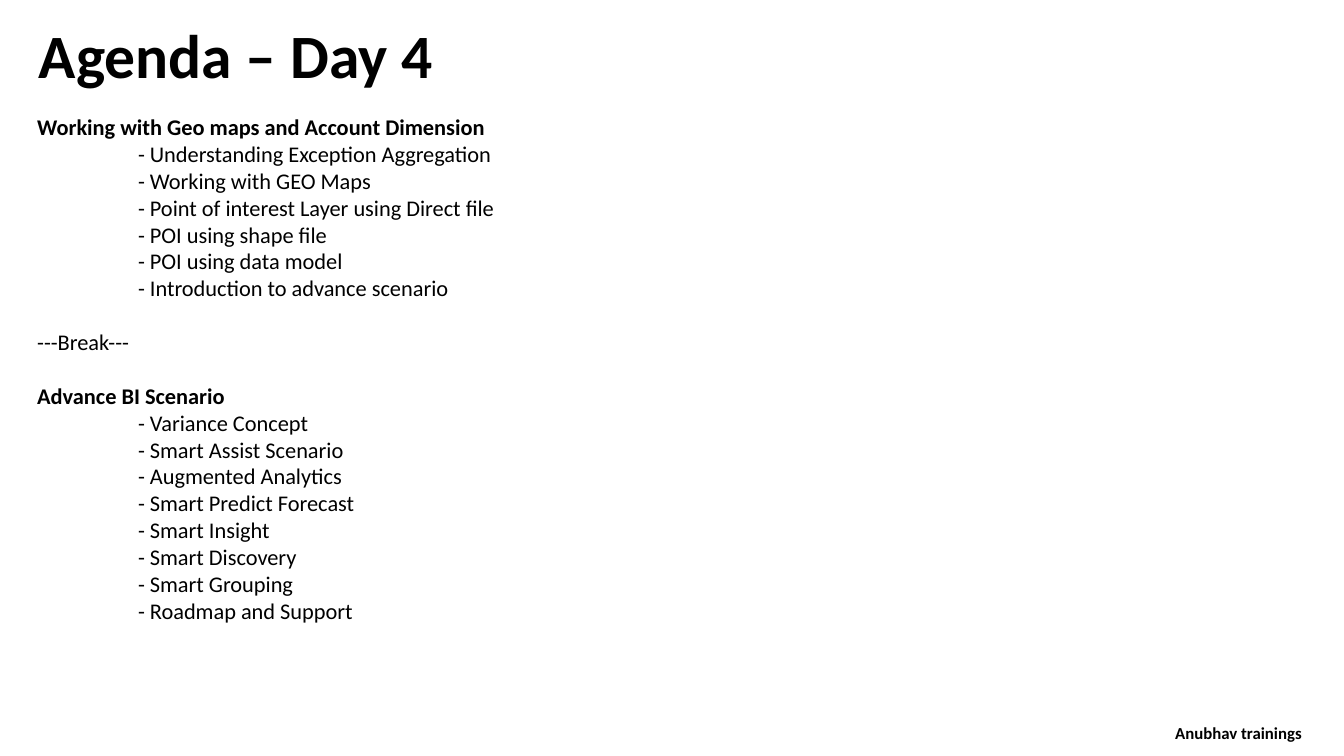
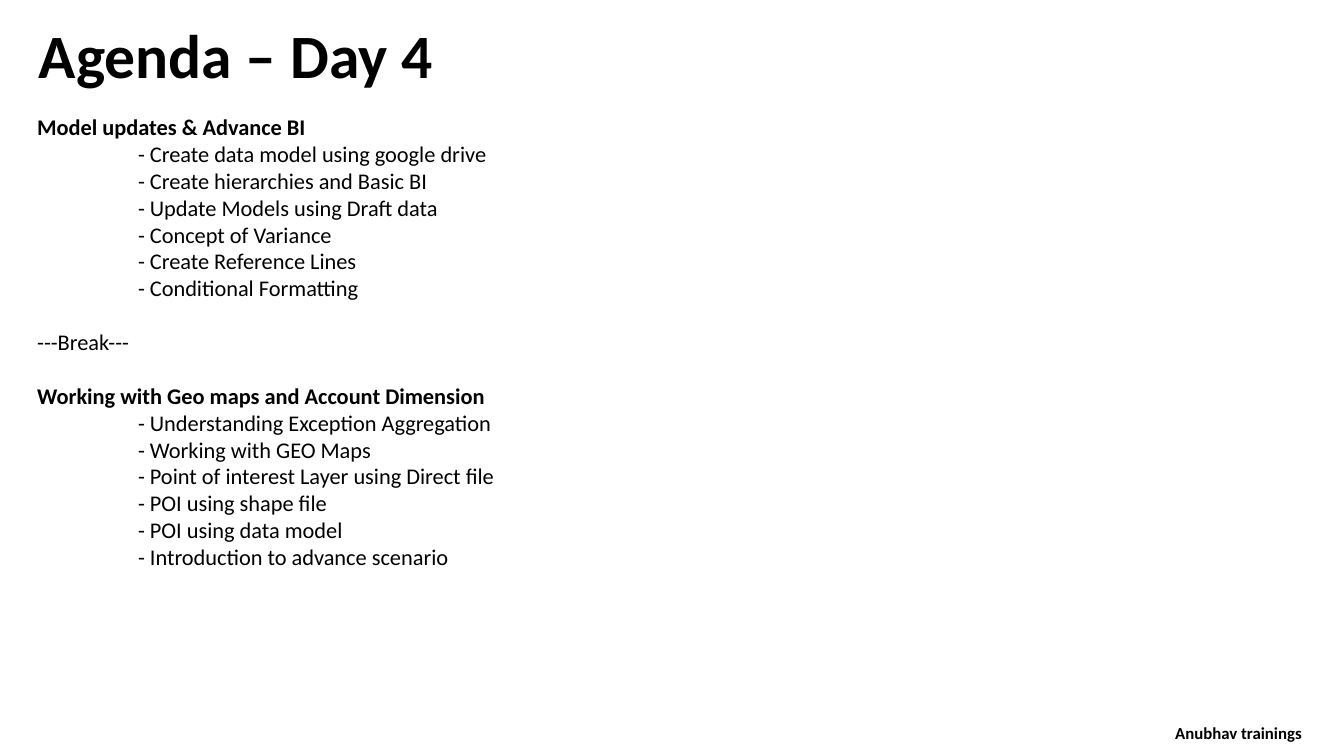
Before and after one commit to soyuztechnologies/SAC_merckgroup, a slide deck: slide 2 of day 4/SAC_Training Day 4.pptx. Drawn at 1344x756 pixels with LibreOffice and Linux fonts; fonts in the diff are those of the drawing. Boxes give left, top, right and bottom in pixels: in the first picture for what was removed or moved away, otherwise in the second. Text is boxed around its words. In the diff, an @@ line names an element or a change of style, - is before the commit and + after.

Commit message:
Auto-updater Bot Study material SAC_merckgroup

```diff
--- a/day 4/SAC_Training Day 4.pptx
+++ b/day 4/SAC_Training Day 4.pptx
@@ text at (37,119,487,350): paragraphs added @@
+Model updates & Advance BI
+- Create data model using google drive
+- Create hierarchies and Basic BI
+- Update Models using Draft data
+- Concept of Variance
+- Create Reference Lines
+- Conditional Formatting
+---Break---
@@ text at (37,334,354,623): paragraphs removed @@
----Break---
-Advance BI Scenario
-- Variance Concept
-- Smart Assist Scenario
-- Augmented Analytics
-- Smart Predict Forecast
-- Smart Insight
-- Smart Discovery
-- Smart Grouping
-- Roadmap and Support
```
Also in this commit, not shown: 1 slide added, 4 slides removed, 13 other files.
